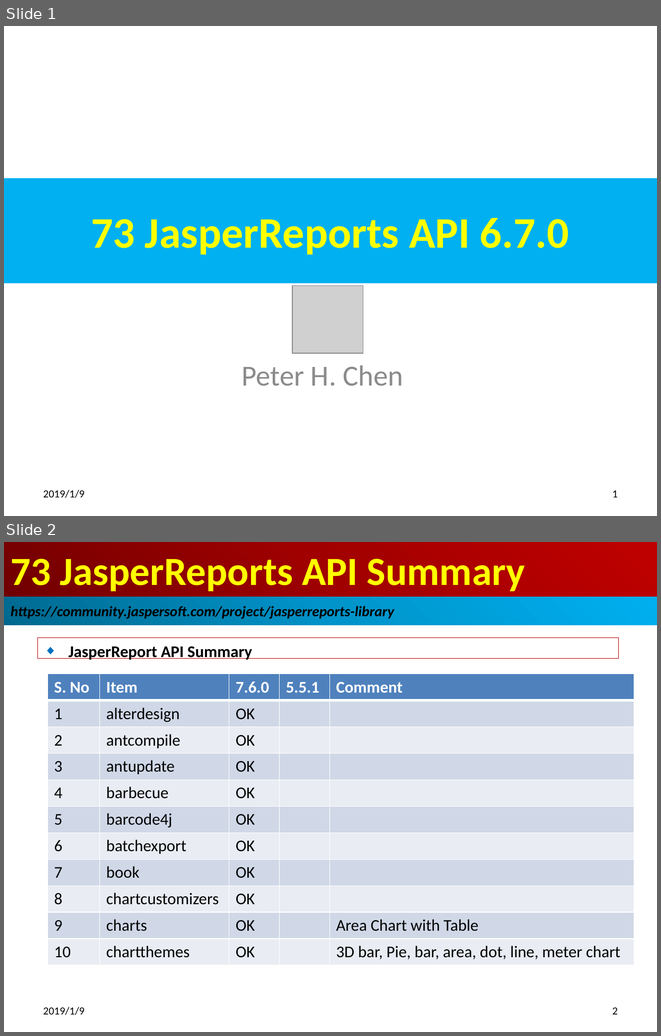
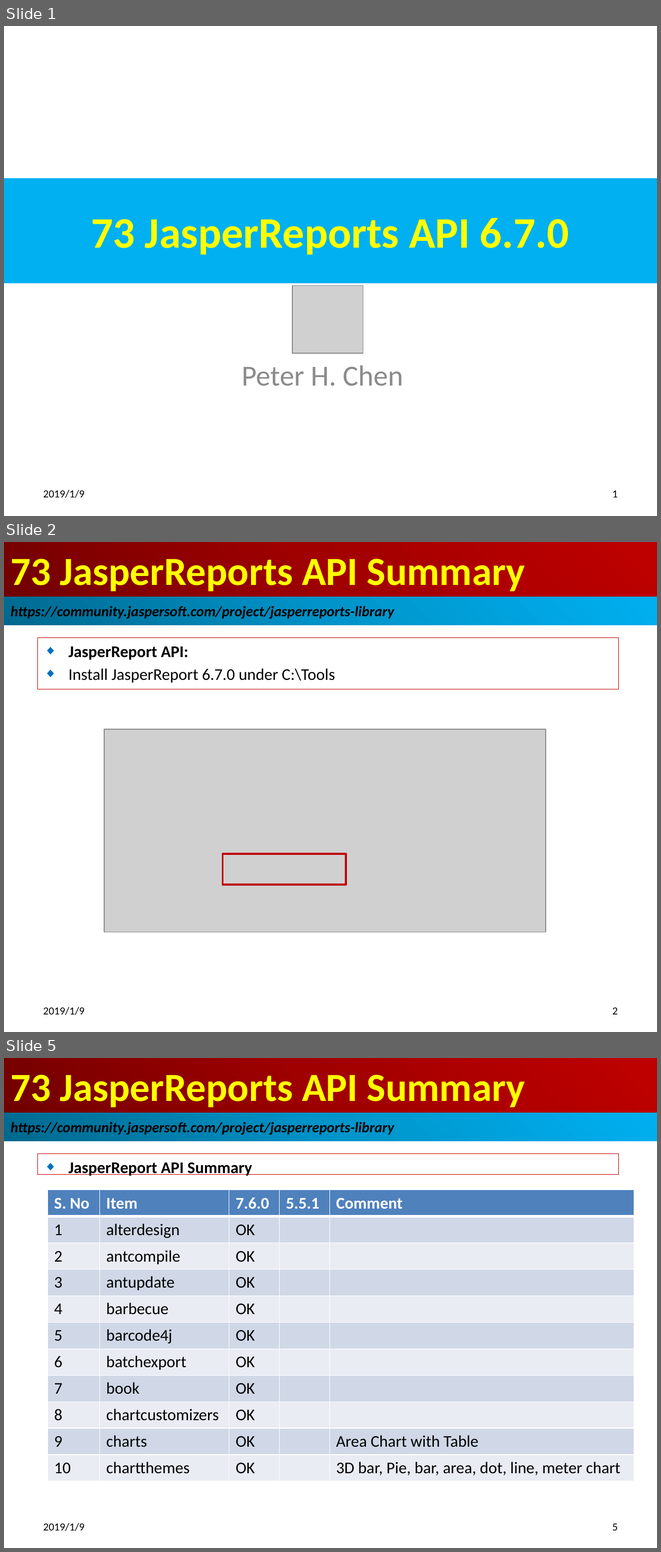
Before and after one commit to peterhchen/100-jasper-report-api-6.7.0, a slide deck: 15_Ch73_API_Summary.pptx. Shown one above the other, each under a label of ours: slides 1 and 2 before the commit, slides 1, 2 and 5 after it; the slides between them are not shown. The pictures are 661x1036 and 661x1552 pixels, drawn with LibreOffice and Linux fonts; fonts in the diff are those of the drawing; grey boxes stand for pictures. Boxes give left, top, right and bottom in pixels: in the first picture for what was removed or moved away, otherwise in the second. Text is boxed around its words. In the diff, an @@ line names an element or a change of style, - is before the commit and + after.

Commit message:
Summary

```diff
--- a/15_Ch73_API_Summary.pptx
+++ b/15_Ch73_API_Summary.pptx
@@ slide 2 added at <box>4,542,657,1032</box>, background #FFFFFF @@
@@ title added at <box>4,542,657,597</box>, fill gradient #720000 to #A20000 to #C00000, 44 pt, text #FFFF00, bold @@
+73 JasperReports API Summary
@@ rectangle added at <box>4,597,657,626</box>, fill gradient #00688E to #0094CA to #00B0F0, 16 pt, text #000000, bold, italic @@
+https://community.jaspersoft.com/project/jasperreports-library
@@ subtitle added at <box>37,638,618,689</box>, outline #C00000 0.75 pt, 18 pt, text #000000 @@
+◆ JasperReport API:
+◆ Install JasperReport 6.7.0 under C:\Tools
@@ picture added at <box>105,730,546,932</box> @@
@@ rectangle added at <box>223,854,346,884</box>, outline #C00000 2 pt @@
@@ text added at <box>43,1006,85,1015</box>, 12 pt, text #000000 @@
+2019/1/9
@@ page number added at <box>612,1007,618,1014</box>, 12 pt, text #000000 @@
+2
@@ what was slide 2 is now slide 5 @@
@@ page number at <box>612,1523,618,1530</box>: text changed @@
-2
+5
```
Also in this commit, not shown: 2 other slides added.
